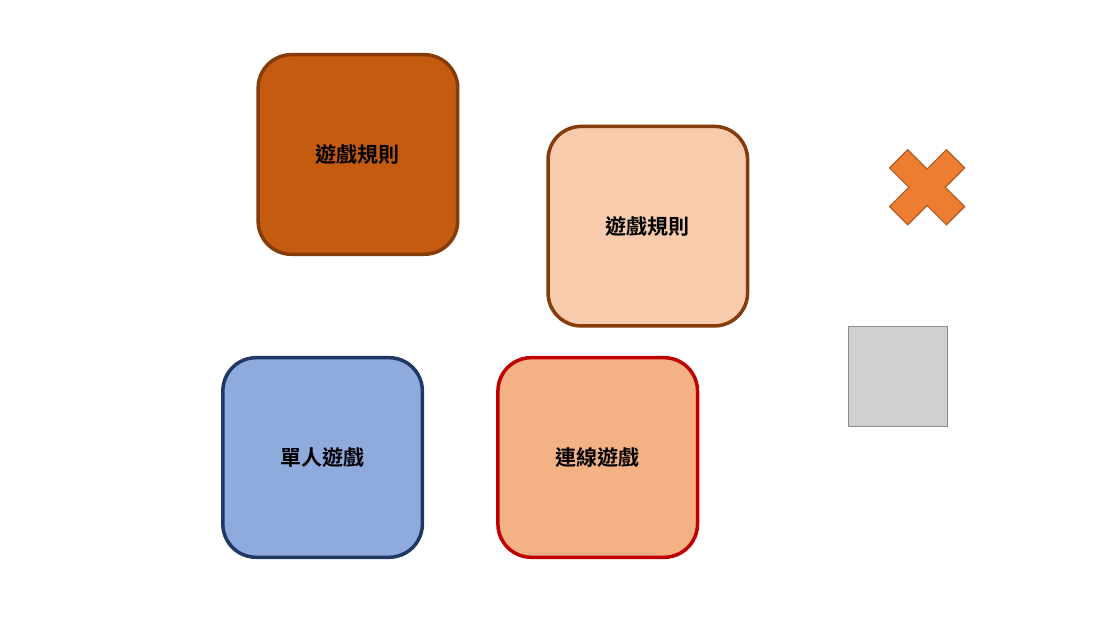
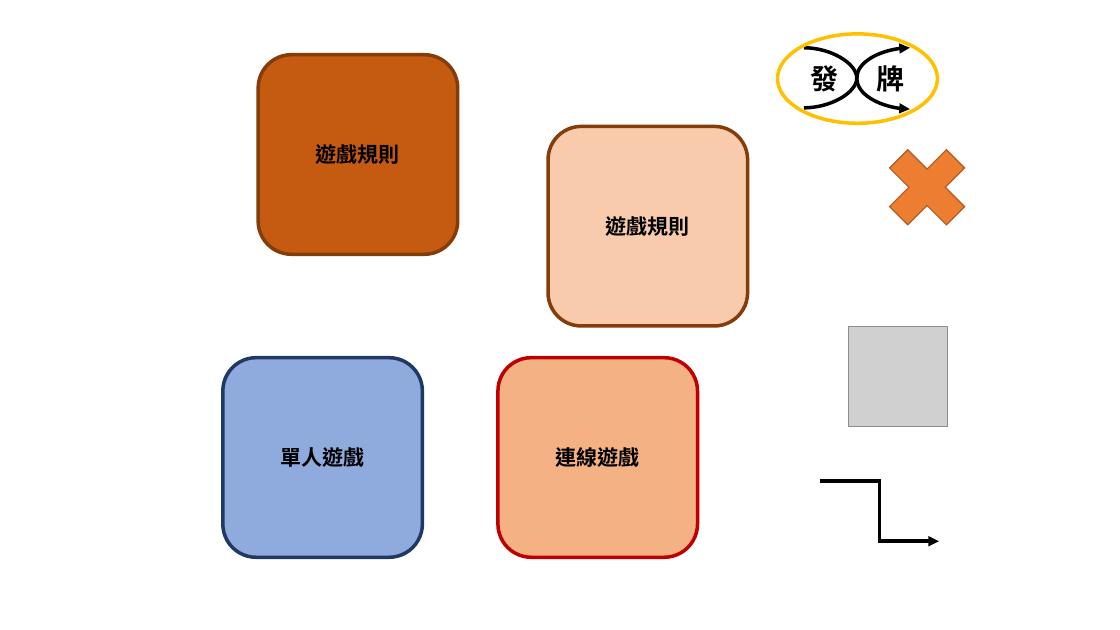
Before and after one commit to findketsuro/thirteen-branches, a slide deck: slide 3 of 圖片製作.pptx. Drawn at 1120x630 pixels with LibreOffice and Linux fonts; fonts in the diff are those of the drawing; grey boxes stand for pictures. Boxes give left, top, right and bottom in pixels: in the first picture for what was removed or moved away, otherwise in the second. Text is boxed around its words. In the diff, an @@ line names an element or a change of style, - is before the commit and + after.

```diff
--- a/圖片製作.pptx
+++ b/圖片製作.pptx
@@ ellipse added at bbox=[778, 34, 938, 123], outline #FFC000 3 pt, 24 pt, text #000000, bold @@
+發 牌
@@ curved arrow added from (804, 108) to (910, 48), #000000 3 pt @@
@@ curved arrow added from (804, 48) to (910, 109), #000000 3 pt @@
@@ elbow arrow added from (820, 481) to (939, 541), #000000 3 pt @@
```
Also in this commit, not shown: 5 other files.
